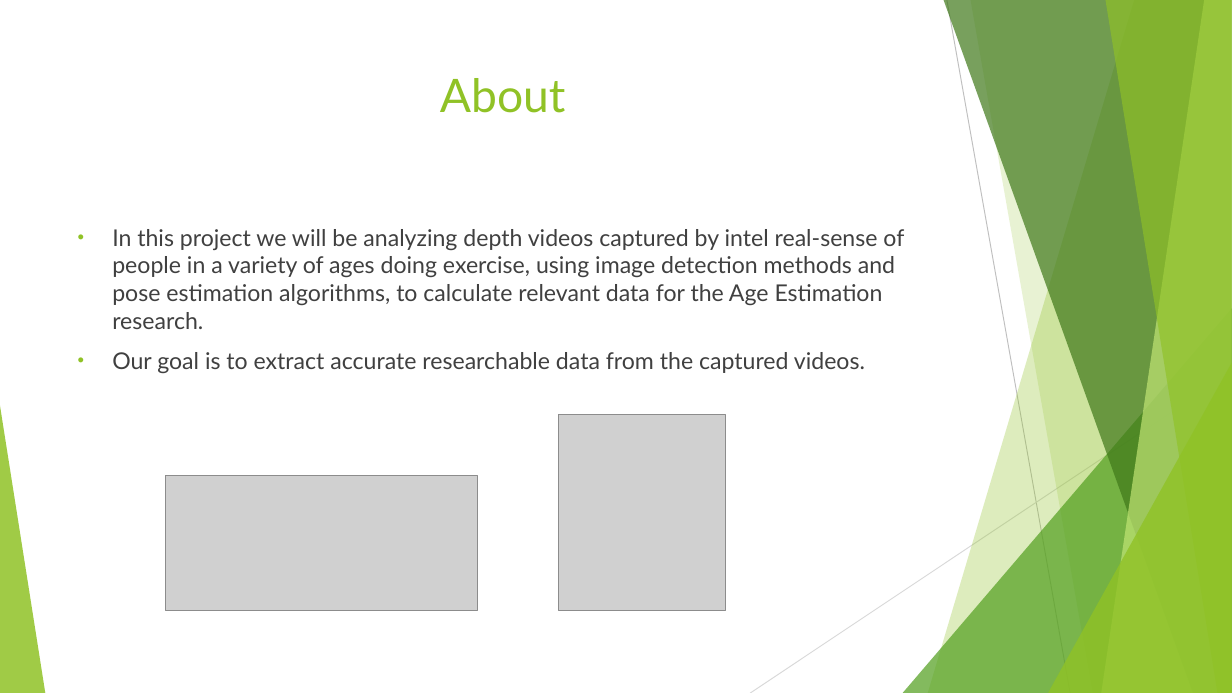
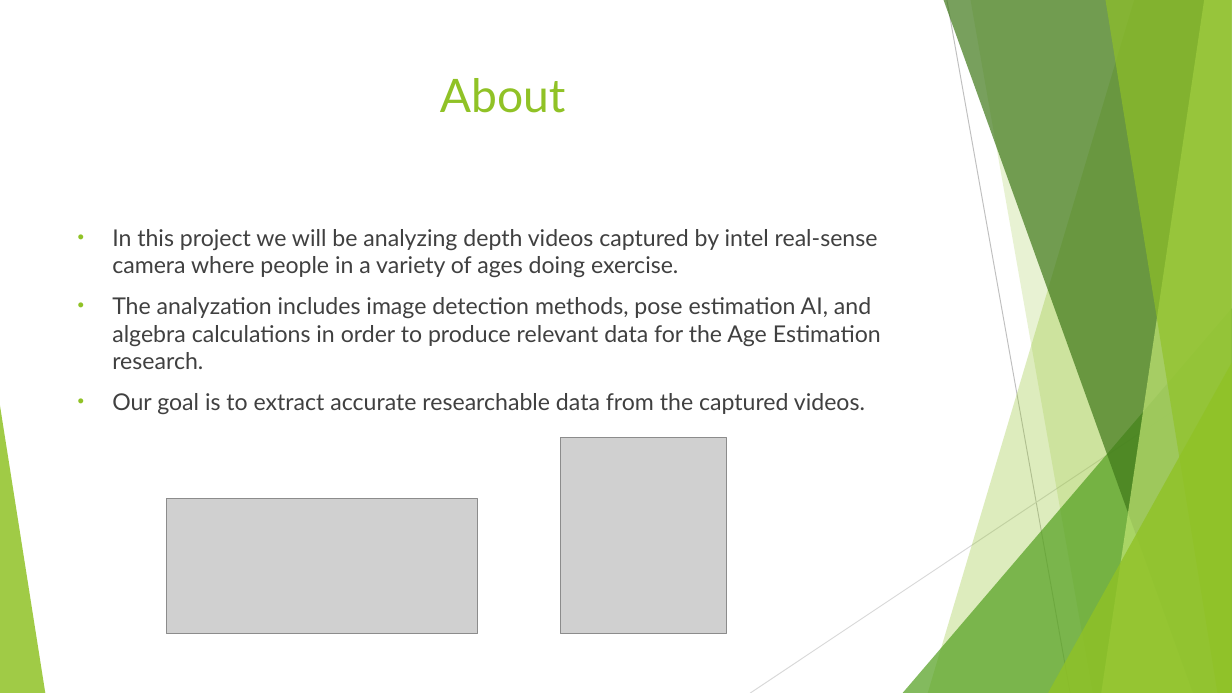
Before and after one commit to Noy-Bo/Movement-Sense, a slide deck: slide 2 of kickoff presentation.pptx. Drawn at 1232x693 pixels with LibreOffice and Linux fonts; fonts in the diff are those of the drawing; grey boxes stand for pictures. Boxes give left, top, right and bottom in pixels: in the first picture for what was removed or moved away, otherwise in the second. Text is boxed around its words. In the diff, an @@ line names an element or a change of style, - is before the commit and + after.

Commit message:
kickoff ppt 1.1

```diff
--- a/kickoff presentation.pptx
+++ b/kickoff presentation.pptx
@@ text at (112, 229, 881, 369): text changed @@
-• In this project we will be analyzing depth videos captured by intel real-sense of people in a variety of ages doing exercise, using image detection methods and pose estimation algorithms, to calculate relevant data for the Age Estimation research.
+• In this project we will be analyzing depth videos captured by intel real-sense camera where people in a variety of ages doing exercise.
+• The analyzation includes image detection methods, pose estimation AI, and algebra calculations in order to produce relevant data for the Age Estimation research.
@@ picture: place and size @@
-picture at (559, 414, 726, 610)
+picture at (560, 437, 726, 633)
@@ picture: place and size @@
-picture at (165, 475, 477, 611)
+picture at (166, 498, 478, 634)
```
